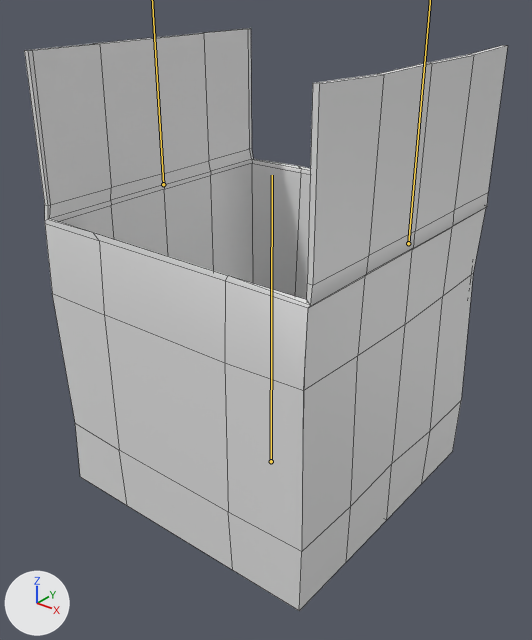
The FBX model Assets/Meshes/Box/Box.fbx as it was, and as the next commit left it.
Both versions are drawn from a 50 mm lens placed at (0.86, -1.093, 1.037), pointed at (0.012, -0.033, 0.38). The lights are fixed; the arrows at lower left show +X, +Y and +Z. The bones that bend it are drawn over the model as lines. Mesh edges are drawn as thin lines. Materials are left out; every surface is plain grey.
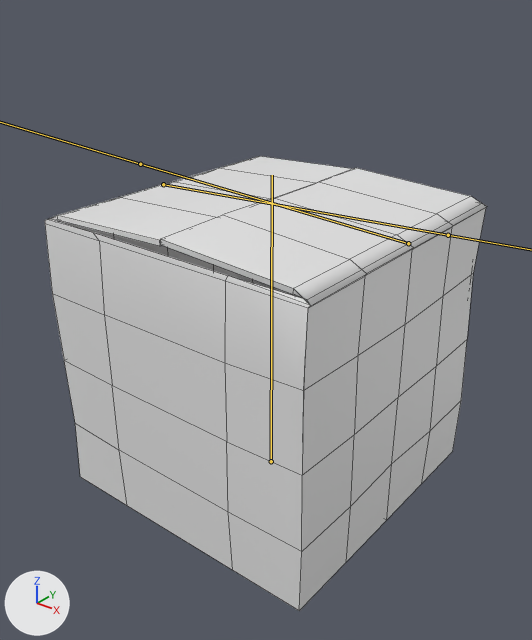
The newer file adds an action. The first version stands in its rest pose; the second is drawn at frame 20 of the action 'BoxRig|BoxRig|BoxRig|BoxRig|BoxRig|Close'.

The edits, one by one:
Bone 'LidFlap.L' (bone_lidflap_l) turns from (0, 0, 0) to (0, 0, -87) degrees about its own x, y and z.
Bone 'LidFlap.R' (bone_lidflap_r) turns from (0, 0, 0) to (0, 0, 87) degrees about its own x, y and z.

Pixel boxes [x1, y1, x2, y2] of what changed, in the pictures (532 x 640 px):
'Box', posed (9% narrower, 22% shorter): before [24, 28, 508, 611]; after [45, 156, 487, 611]
